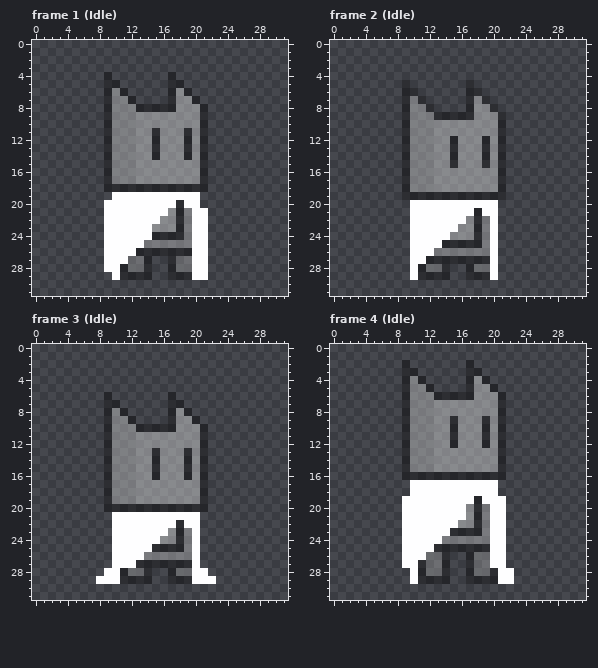
Pixel-art file: Sprites/Players/Player.aseprite. That is the earlier state.
32x32 pixels, 36 frames. Colours within 5 levels of each other are drawn and written as one. Shown: frame 1 (Idle), frame 2 (Idle), frame 3 (Idle), frame 4 (Idle). The commit also changed other frames, which this record leaves out.
New version:
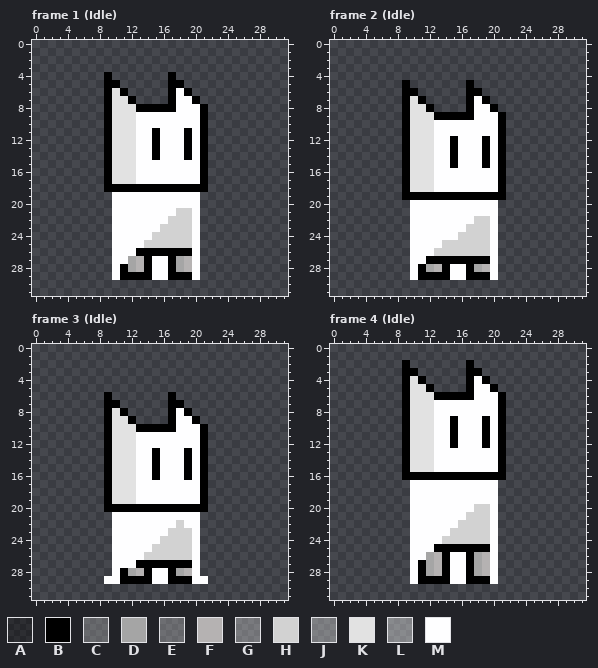
Palette (. is transparent): A #0000005c  B #000000  C #a5a5a55c  D #a5a5a5  E #b1b1b15c  F #b5b2b2  G #d2d2d25c  H #d2d2d2  J #e2e2e25c  K #e2e2e2  L #fefefe5c  M #fefeff
Changes in this commit:
layer "FrontBody" opacity 36% -> 100%
Changed rows in their new state; - is an unchanged pixel.
Frame 1 (Idle):
first column x 9:
 4 B-------B----
 5 BB------BB---
 6 BKB-----BMB--
 7 BKKB----BMMB-
 8 BKKKBBBBBMMMB
 9 BKKKMMMMMMMMB
10 BKKKMMMMMMMMB
11 BKKKMMBMMMBMB
12 BKKKMMBMMMBMB
13 BKKKMMBMMMBMB
14 BKKKMMBMMMBMB
15 BKKKMMMMMMMMB
16 BKKKMMMMMMMMB
17 BKKKMMMMMMMMB
18 BBBBBBBBBBBBB
20 .--------M---
21 .-------MHH-.
22 .------MHHH-.
23 .-----MHHHH-.
24 .-----HHHHH-.
25 .----HHHHHH-.
26 .---BBBBBBB-.
27 .--DFBMMBDF-.
28 .-BDFBMMBDF-.
29 --BBBBMMBBB-.
Frame 2 (Idle):
first column x 9:
 5 B-------B----
 6 BB------BB---
 7 BKB-----BMB--
 8 BKKB----BMMB-
 9 BKKKBBBBBMMMB
10 BKKKMMMMMMMMB
11 BKKKMMMMMMMMB
12 BKKKMMBMMMBMB
13 BKKKMMBMMMBMB
14 BKKKMMBMMMBMB
15 BKKKMMBMMMBMB
16 BKKKMMMMMMMMB
17 BKKKMMMMMMMMB
18 BKKKMMMMMMMMB
19 BBBBBBBBBBBBB
21 ---------M---
22 --------MHH--
23 -------MHHH--
24 ------MHHHH--
25 -----HHHHHH--
26 ----HHHHHHH--
27 ---BBBBBBBB--
28 --BDFBMMBDF--
29 --BBBBMMBBB--
Frame 3 (Idle):
first column x 8:
 6 -B-------B-----
 7 -BB------BB----
 8 -BKB-----BMB---
 9 -BKKB----BMMB--
10 -BKKKBBBBBMMMB-
11 -BKKKMMMMMMMMB-
12 -BKKKMMMMMMMMB-
13 -BKKKMMBMMMBMB-
14 -BKKKMMBMMMBMB-
15 -BKKKMMBMMMBMB-
16 -BKKKMMBMMMBMB-
17 -BKKKMMMMMMMMB-
18 -BKKKMMMMMMMMB-
19 -BKKKMMMMMMMMB-
20 -BBBBBBBBBBBBB-
22 ----------H----
23 ---------HHH---
24 --------HHHH---
25 -------HHHHH---
26 ------HHHHHH---
27 -----BBBBBBB---
28 -.-BDFBMMBDF-.-
29 .--BBBBMMBBB--.
Frame 4 (Idle):
first column x 9:
 2 B-------B-----
 3 BB------BB----
 4 BKB-----BMB---
 5 BKKB----BMMB--
 6 BKKKBBBBBMMMB-
 7 BKKKMMMMMMMMB-
 8 BKKKMMMMMMMMB-
 9 BKKKMMBMMMBMB-
10 BKKKMMBMMMBMB-
11 BKKKMMBMMMBMB-
12 BKKKMMBMMMBMB-
13 BKKKMMMMMMMMB-
14 BKKKMMMMMMMMB-
15 BKKKMMMMMMMMB-
16 BBBBBBBBBBBBB-
19 .--------M--.-
20 .-------MHH-.-
21 .-------HHH-.-
22 .------HHHH-.-
23 .-----HHHHH-.-
24 .----HHHHHH-.-
25 .---BBBBBBB-.-
26 .--DFBMMBDF-.-
27 .-BDFBMMBDF-.-
28 --BDFBMMBDFM..
29 --BBBBMMBBBM..
Pixel boxes of the changes (left, top, right, bottom) in both pictures:
changed: (104, 72, 208, 280)
changed: (402, 80, 506, 280)
changed: (96, 392, 216, 584)
changed: (402, 360, 514, 584)
